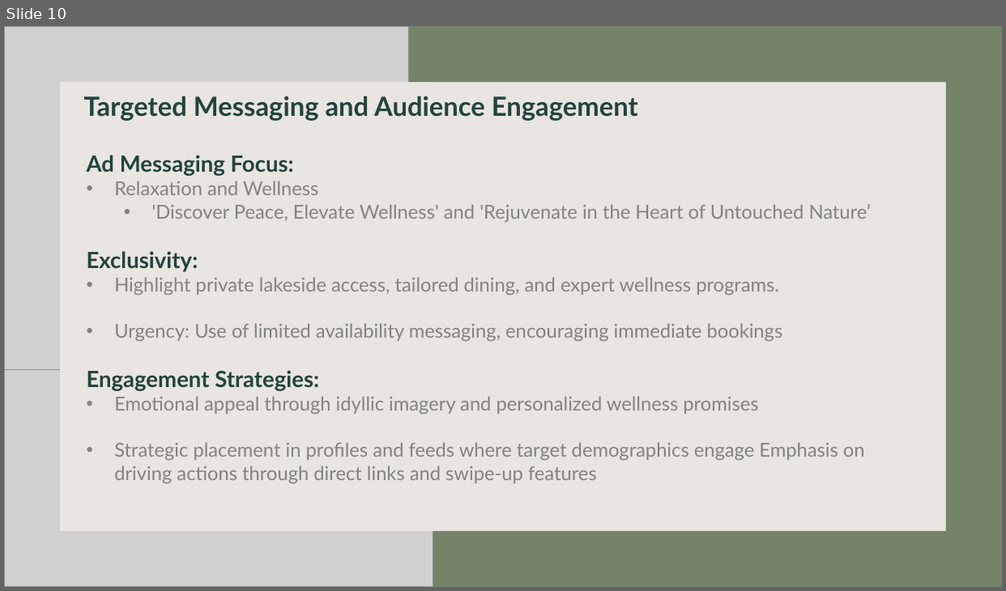
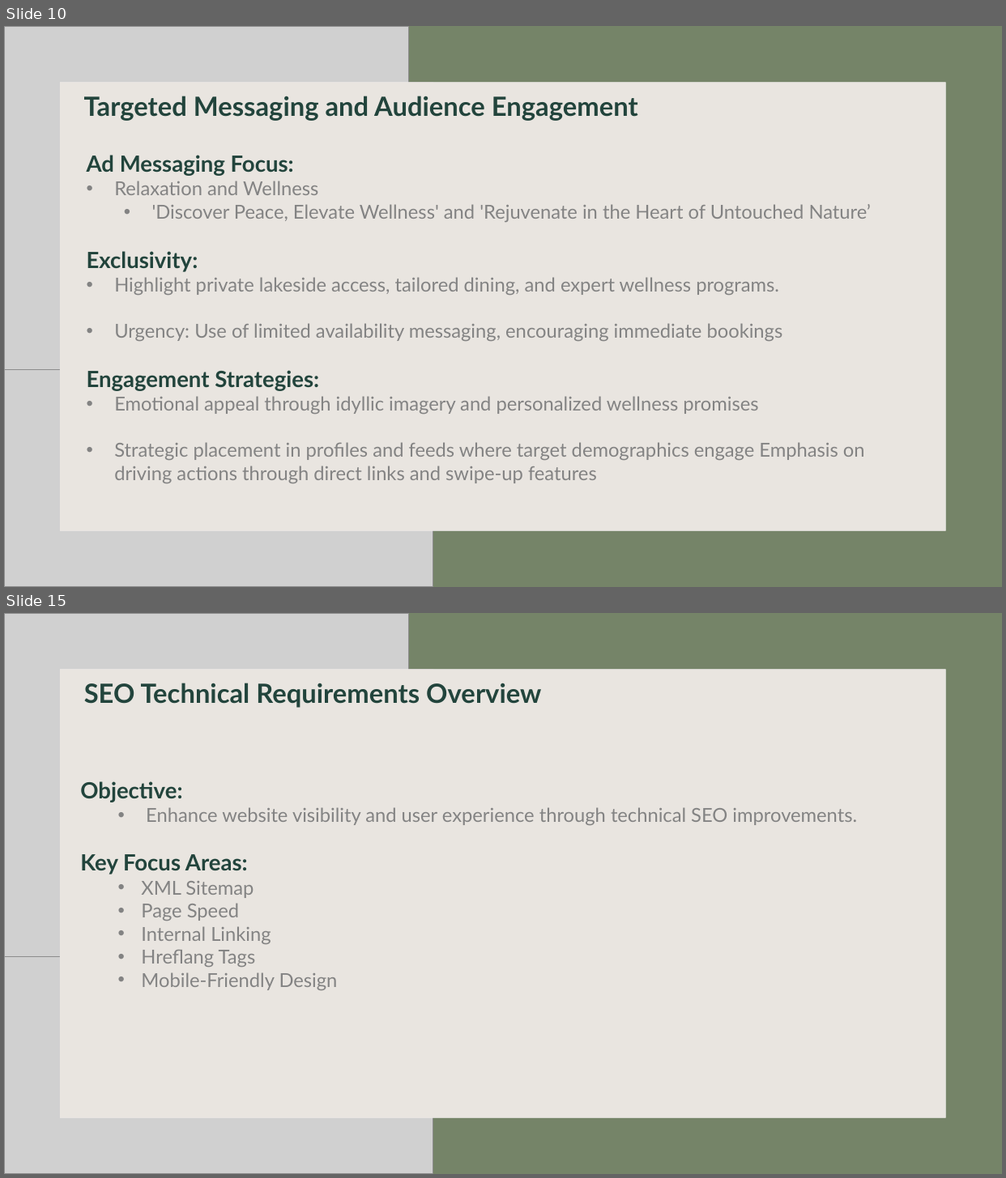
Before and after one commit to markusKoppensteiner1998/digitalMarketing, a slide deck: DIGMA_Presentation.pptx. Shown one above the other, each under a label of ours: slide 10 before the commit, slides 10 and 15 after it; the slides between them are not shown. The pictures are 1006x591 and 1006x1178 pixels, drawn with LibreOffice and Linux fonts; fonts in the diff are those of the drawing; grey boxes stand for pictures; background and template pictures are left out. Boxes give left, top, right and bottom in pixels: in the first picture for what was removed or moved away, otherwise in the second. Text is boxed around its words. In the diff, an @@ line names an element or a change of style, - is before the commit and + after.

```diff
--- a/DIGMA_Presentation.pptx
+++ b/DIGMA_Presentation.pptx
@@ slide 15 added at (x1=4, y1=613, x2=1002, y2=1174), background #FFFFFF @@
@@ rectangle added at (x1=4, y1=613, x2=1002, y2=1174), fill #758468 @@
@@ picture added at (x1=4, y1=613, x2=409, y2=956) @@
@@ picture added at (x1=4, y1=670, x2=433, y2=1174) @@
@@ rectangle added at (x1=59, y1=669, x2=945, y2=1118), fill #E0DAD4 at 70% opacity @@
@@ rectangle added at (x1=60, y1=669, x2=946, y2=1118), fill #FFFFFF @@
@@ text added at (x1=84, y1=683, x2=541, y2=708), 25.5 pt, text #22443C, bold @@
+SEO Technical Requirements Overview
@@ text added at (x1=80, y1=781, x2=857, y2=990), 18.5 pt, text #838383 @@
+Objective:
+  • Enhance website visibility and user experience through technical SEO improvements.
+Key Focus Areas:
+  • XML Sitemap
+  • Page Speed
+  • Internal Linking
+  • Hreflang Tags
+  • Mobile-Friendly Design
```
Also in this commit, not shown: 13 other slides added, 1 other file.
